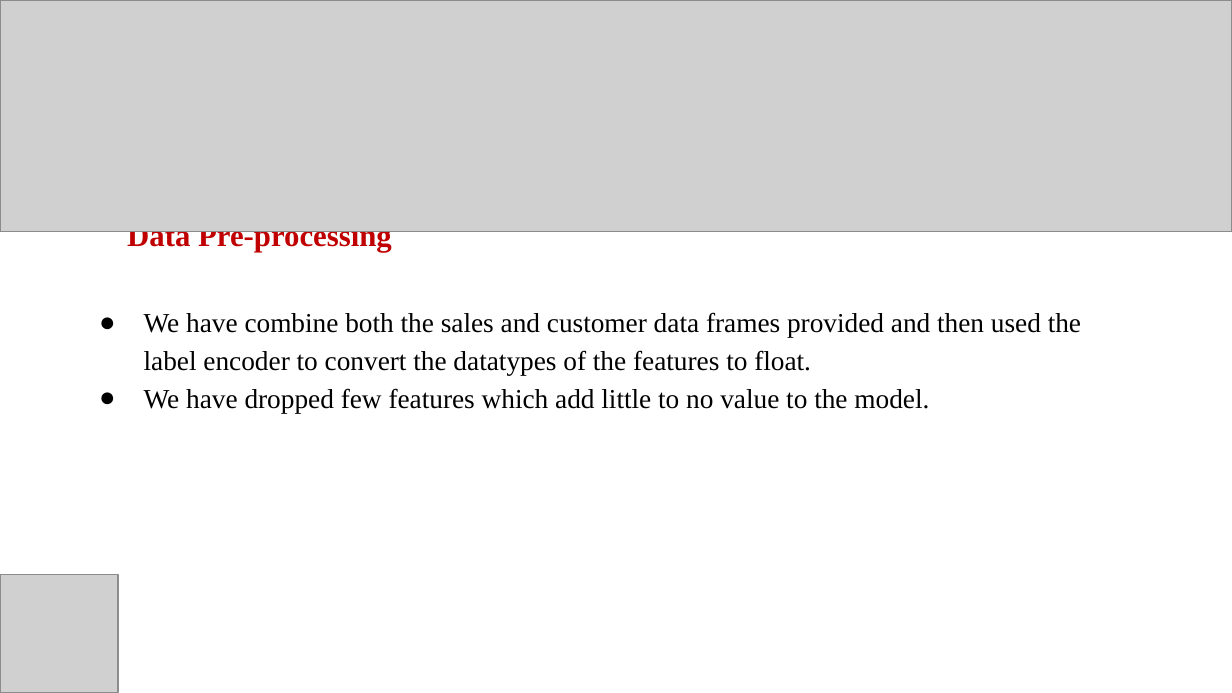
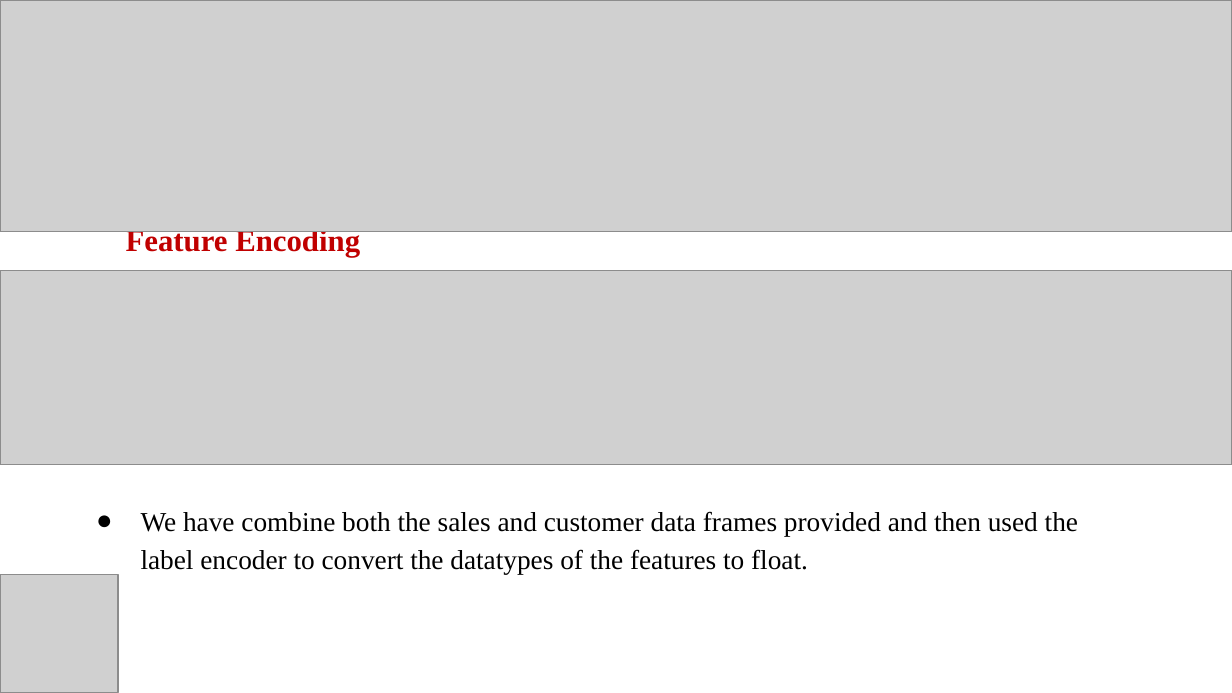
Before and after one commit to ShreyaRokati/MSBA-Capstone-Team-Submission, a slide deck: slide 16 of MSBA Capestone Presentation .pptx. Drawn at 1232x693 pixels with LibreOffice and Linux fonts; fonts in the diff are those of the drawing; grey boxes stand for pictures. Boxes give left, top, right and bottom in pixels: in the first picture for what was removed or moved away, otherwise in the second. Text is boxed around its words. In the diff, an @@ line names an element or a change of style, - is before the commit and + after.

```diff
--- a/MSBA Capestone Presentation .pptx
+++ b/MSBA Capestone Presentation .pptx
@@ text added at [126,227,360,257], 18 pt, text #C00000, bold @@
+Feature Encoding
@@ text removed at [127,231,392,252] @@
-Data Pre-processing
@@ picture added at [0,271,1232,464] @@
@@ text at [144,388,929,413]: paragraph removed @@
-● We have dropped few features which add little to no value to the model.
@@ text "We have combine both the ...": place and size @@
-text "We have combine both the ..." at [144,312,1081,413]
+text "We have combine both the ..." at [141,511,1078,574]
```
Also in this commit, not shown: 8 other slides changed, 1 slide added.
